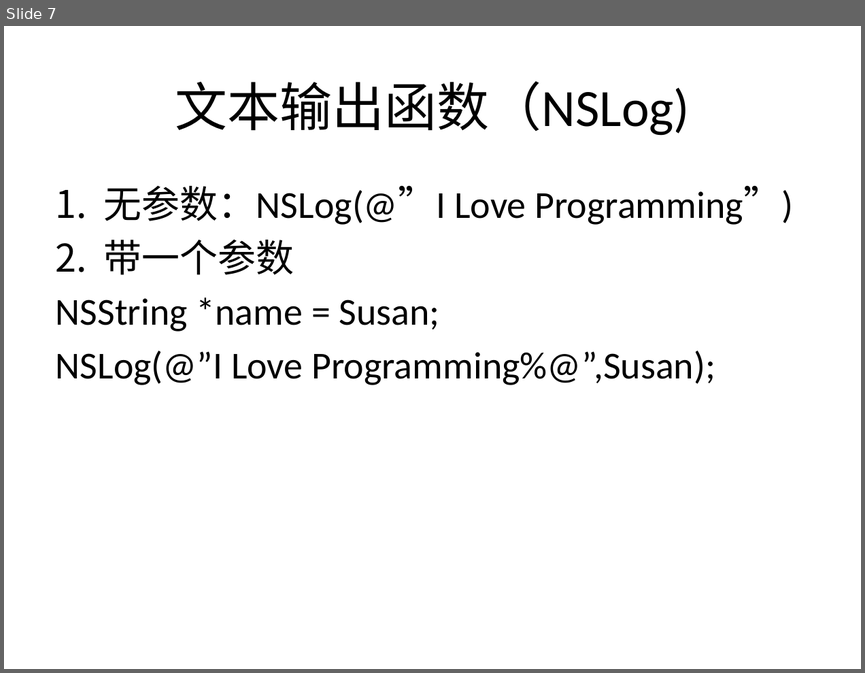
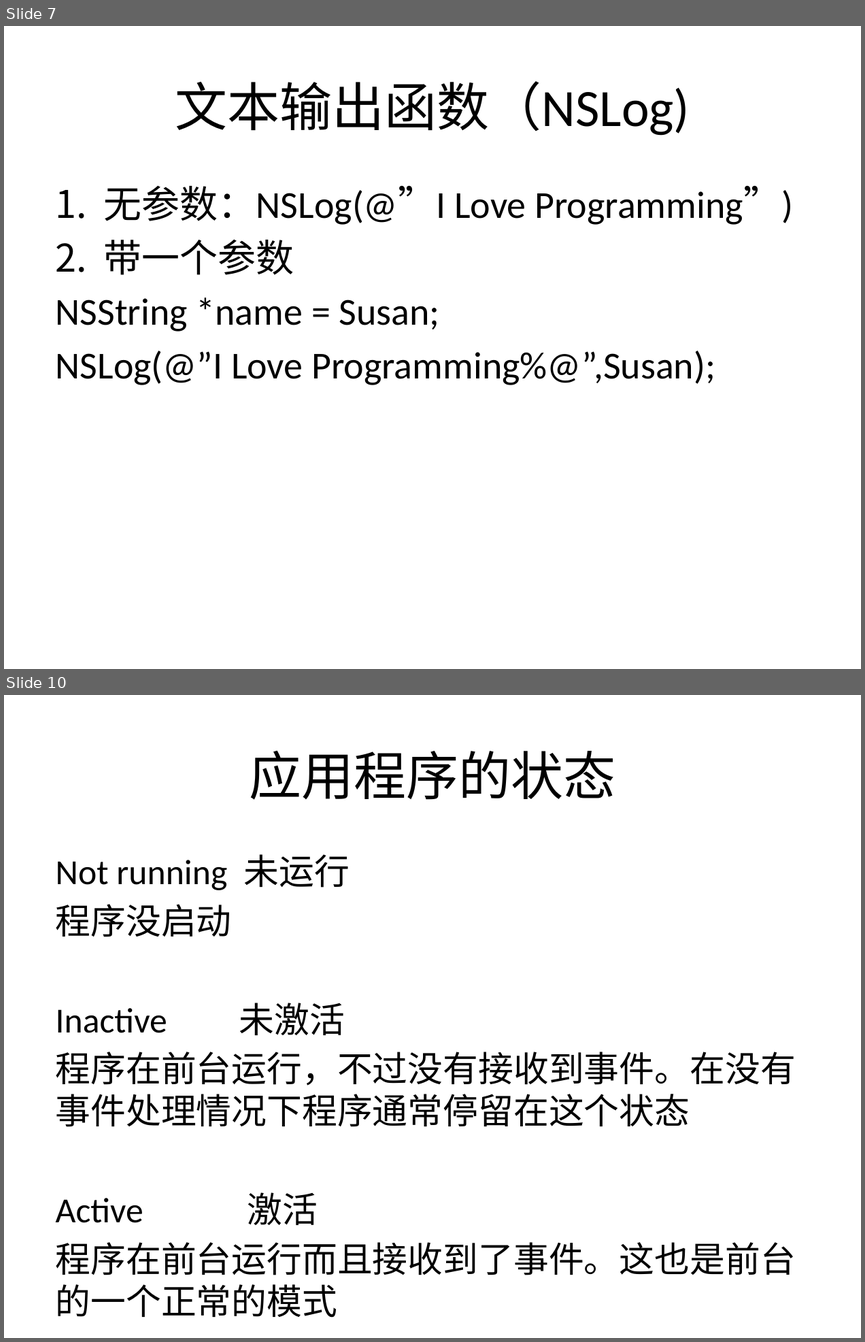
Before and after one commit to Jaykong/Programming_In_OC, a slide deck: CoursePPT/chap2_xcode介绍.pptx. Shown one above the other, each under a label of ours: slide 7 before the commit, slides 7 and 10 after it; the slides between them are not shown. The pictures are 865x673 and 865x1342 pixels, drawn with LibreOffice and Linux fonts; fonts in the diff are those of the drawing. Boxes give left, top, right and bottom in pixels: in the first picture for what was removed or moved away, otherwise in the second. Text is boxed around its words. In the diff, an @@ line names an element or a change of style, - is before the commit and + after.

```diff
--- a/CoursePPT/chap2_xcode介绍.pptx
+++ b/CoursePPT/chap2_xcode介绍.pptx
@@ slide 10 added at [4,695,861,1338], background #FFFFFF @@
@@ title added at [249,751,615,800], 44 pt, text #000000 @@
+应用程序的状态
@@ text added at [56,854,796,1275], 29.6 pt, text #000000 @@
+Not running 未运行
+程序没启动
+Inactive 未激活
+程序在前台运行，不过没有接收到事件。在没有事件处理情况下程序通常停留在这个状态
+Active 激活
+程序在前台运行而且接收到了事件。这也是前台的一个正常的模式
```
Also in this commit, not shown: 1 slide changed, 4 other slides added, 1 other file.
